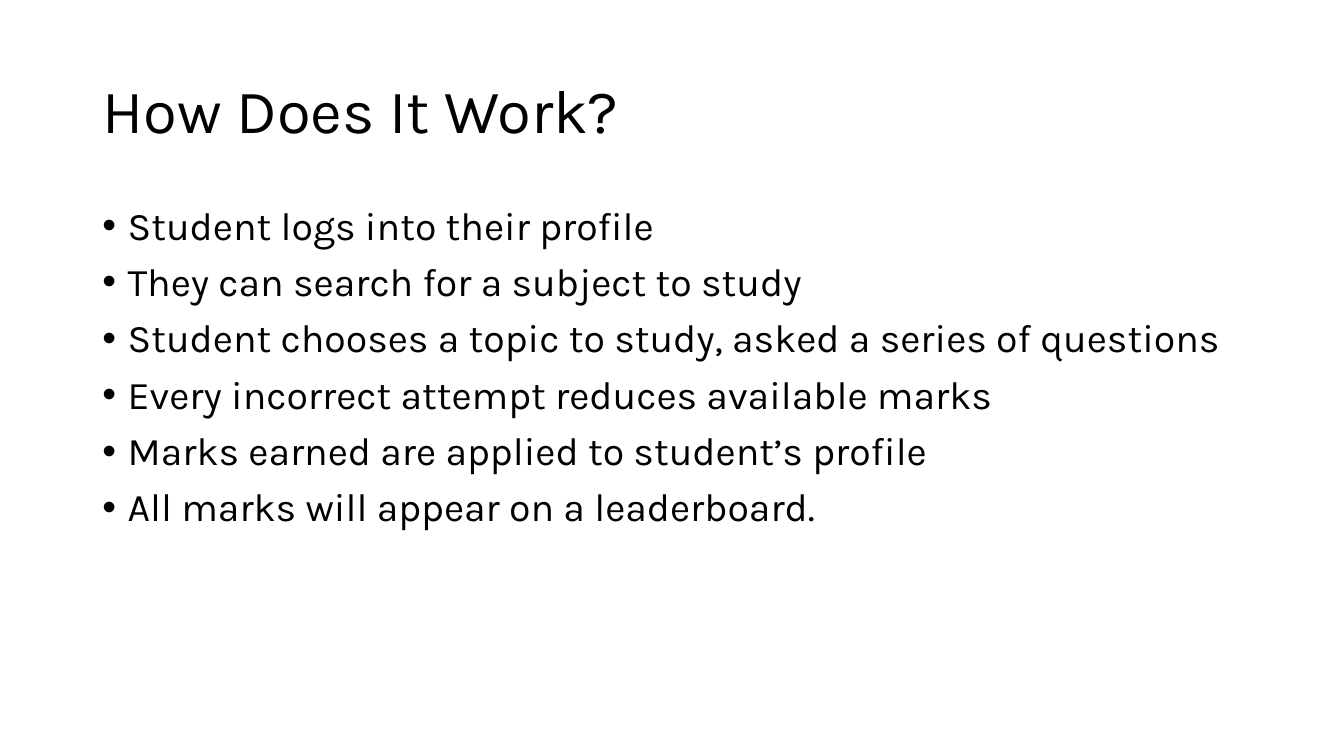
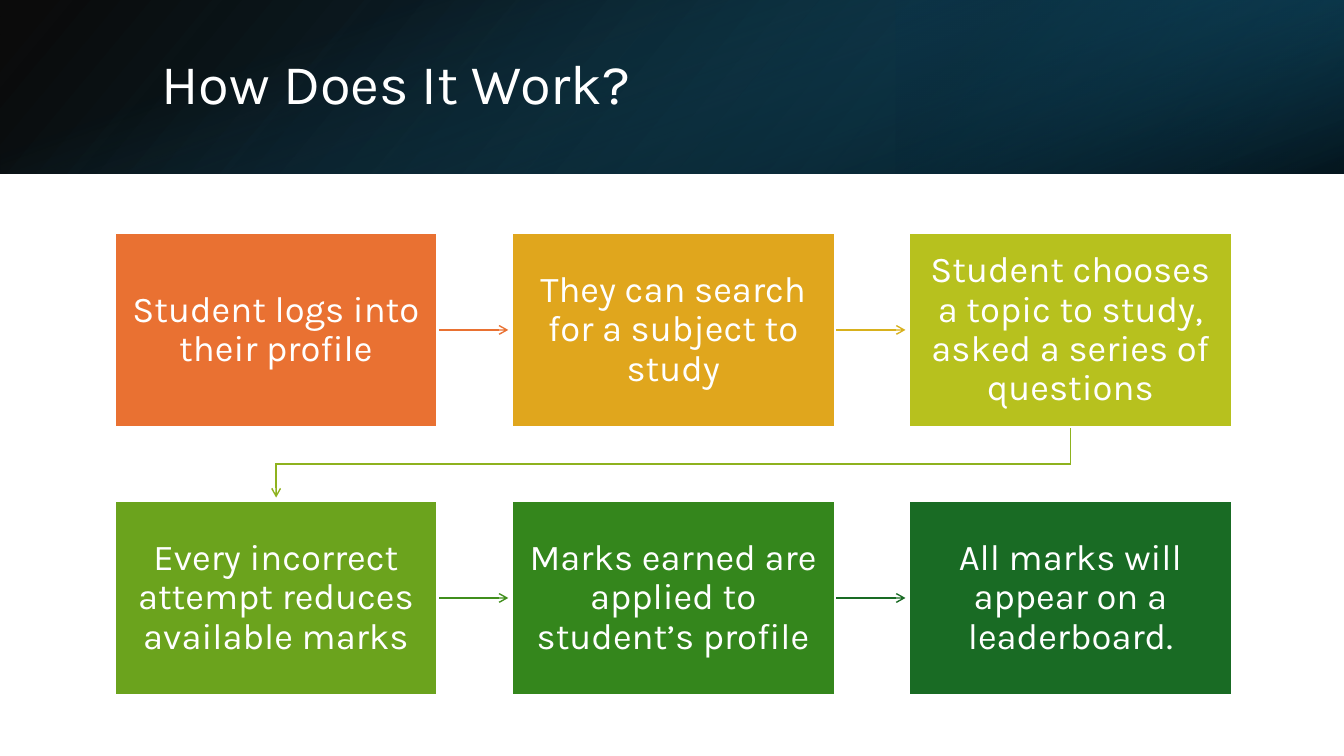
Before and after one commit to shahd9290/Competitive-Revision-Website, a slide deck: slide 4 of documents/Danyal Shah Interim Presentation.pptx. Drawn at 1344x756 pixels with LibreOffice and Linux fonts; fonts in the diff are those of the drawing. Boxes give left, top, right and bottom in pixels: in the first picture for what was removed or moved away, otherwise in the second. Text is boxed around its words. In the diff, an @@ line names an element or a change of style, - is before the commit and + after.

Commit message:
Add Video & Design to Presentation

```diff
--- a/documents/Danyal Shah Interim Presentation.pptx
+++ b/documents/Danyal Shah Interim Presentation.pptx
@@ rectangle added at [0, 0, 1344, 173], fill gradient #000000 to #104862 @@
@@ rectangle added at [0, 1, 1343, 174], fill gradient #156082 to #000000 @@
@@ rectangle added at [896, 0, 1344, 173], fill gradient #0B3041 to #156082 @@
@@ title "How Does It Work?": place and size @@
-title "How Does It Work?" at [102, 91, 618, 134]
+title "How Does It Work?" at [161, 65, 630, 105]
@@ title "How Does It Work?" at [161, 65, 630, 105]: size 44 to 40 pt, text colour #000000 to #FFFFFF @@
@@ text removed at [128, 213, 1219, 531] @@
-• Student logs into their profile
-• They can search for a subject to study
-• Student chooses a topic to study, asked a series of questions
-• Every incorrect attempt reduces available marks
-• Marks earned are applied to student’s profile
-• All marks will appear on a leaderboard.
@@ group added at [115, 233, 1232, 695]: 6 rectangles, 6 texts, 5 freeform shapes @@
+Student logs into their profile
+They can search for a subject to study
+Student chooses a topic to study, asked a series of questions
+Every incorrect attempt reduces available marks
+Marks earned are applied to student’s profile
+All marks will appear on a leaderboard.
```
Also in this commit, not shown: 6 other slides changed.
